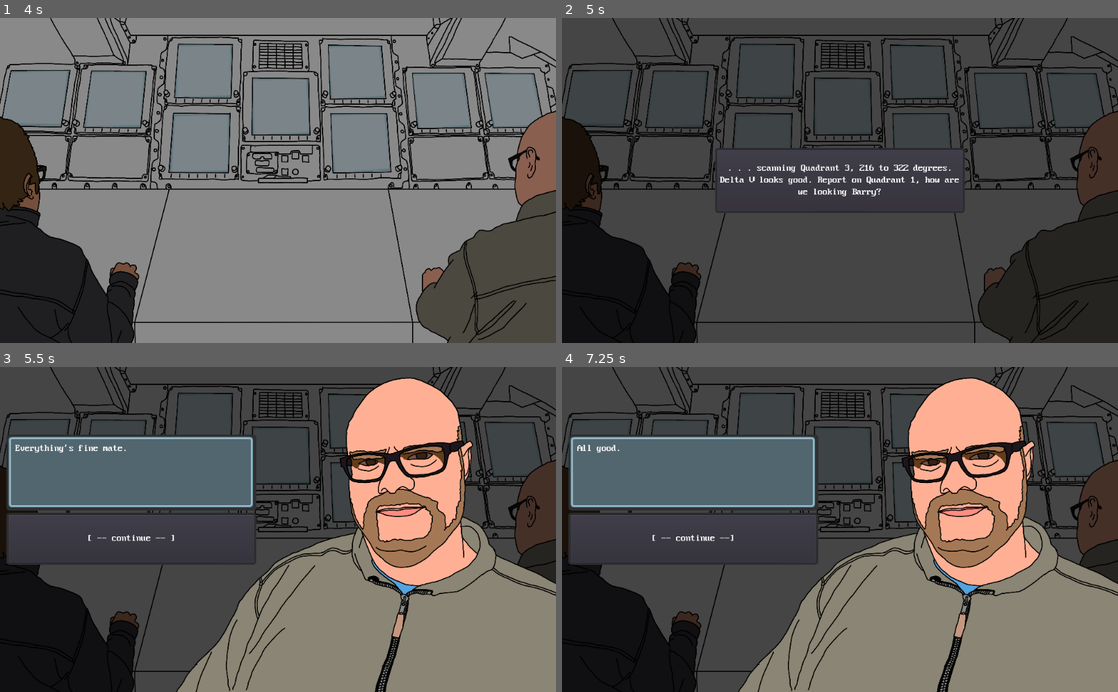
Above: before the commit, frames 1-4 (two rows, left to right).
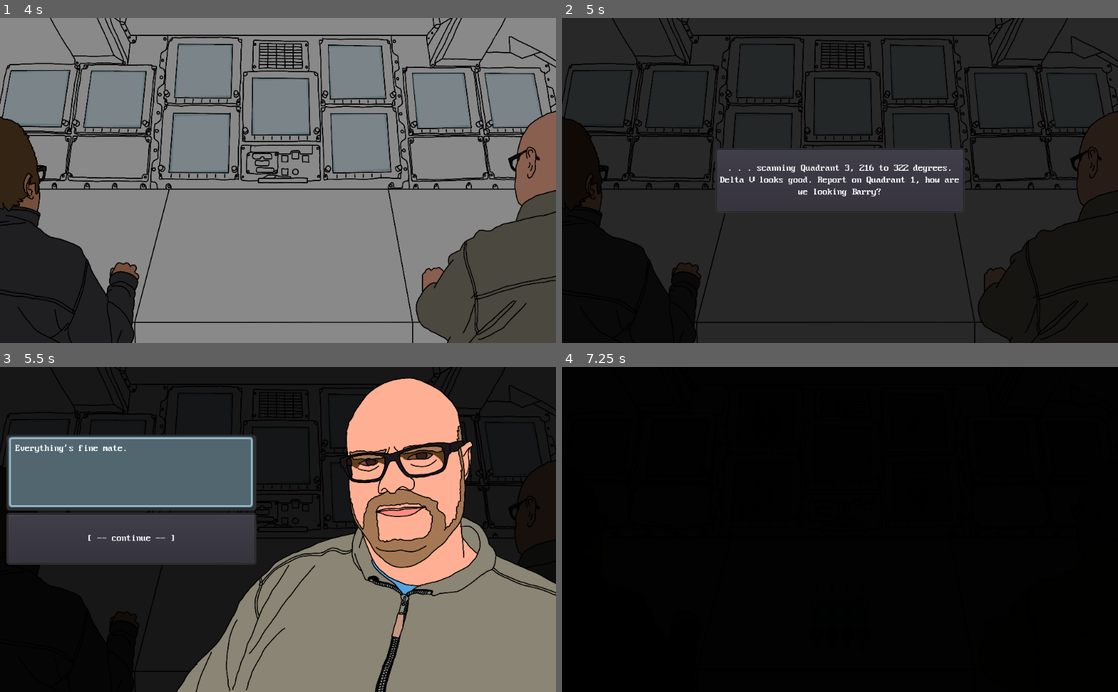
Above: after the commit, the same moments.

Repository: s3775599/BITS-clone
Game: Godot game, scene res://Scenes/Title.tscn
Two runs of this game, one before a commit and one after it. Both use one fixed random seed, a clock stepped at 60 frames per second and the inputs below. The engine's default icon, where the game draws it, is replaced by a stand-in: a white triangle on a blue panel in a dark square.
Inputs (mouse positions are in pixels of both pictures, inside the frame that each line leads up to):
- Up to frame 1 (4 s): tap Enter at 0.5 s; move the mouse to (272, 167) at 0.52 s; click (272, 167) at 0.67 s; move the mouse to (166, 196) at 1.27 s; hold Down (ui_down) 1.28-2.03 s; move the mouse to (333, 109) at 2.02 s; move the mouse to (250, 245) at 2.77 s; click (250, 245) at 2.92 s; tap Space at 3.5 s; move the mouse to (444, 229) at 3.52 s; hold Down (ui_down) from 3.53 s (still down)
- Up to frame 2 (5 s): keep holding Down (ui_down); tap Escape (ui_cancel) at 4.15 s; move the mouse to (673, 131) at 4.27 s
- Up to frame 3 (5.5 s): release Down (ui_down) at 5 s; click ". . . scanning Quadrant 3, 21…" at 5 s
- Up to frame 4 (7.25 s): click "[ -- continue -- ]" at 5.75 s; click "I beg your pardon, Barry?" at 6.5 s

Frame 1 is identical in both runs. In frame 2, 66% of the frame differs, in the area x 0-100%, y 0-100%; in frame 3, 35%; in frame 4, 88%.

Commit message:
Fixed intro->main transition bug

Diff:
--- a/NightwatchDialogueSystem/Scenes/Main.tscn
+++ b/NightwatchDialogueSystem/Scenes/Main.tscn
@@ -65,6 +65,7 @@
 }
 
 [node name="Main" type="Control"]
+modulate = Color( 0, 0, 0, 1 )
 script = ExtResource( 1 )
 
 [node name="BackgroundMain" parent="." instance=ExtResource( 2 )]
@@ -82,7 +83,6 @@
 [node name="PlayerPopup" parent="Popups" instance=ExtResource( 5 )]
 
 [node name="Panel" parent="." instance=ExtResource( 6 )]
-editor/display_folded = true
 
 [node name="GridContainer" parent="Panel" index="0"]
 margin_left = -730.12
--- a/NightwatchDialogueSystem/Scripts/Global.gd
+++ b/NightwatchDialogueSystem/Scripts/Global.gd
@@ -23,6 +23,11 @@
 	var root = get_tree().get_root()
 	current_scene = root.get_child(root.get_child_count() - 1)
 
+func _input(event):
+	if Input.is_action_just_pressed("ui_cancel") and intro:
+		close_dialogues()
+		scene_change("res://Scenes/Main.tscn")
+
 
 func _process(delta):
 	if intro:
@@ -39,20 +44,34 @@
 		close_dialogues()
 	elif button_id == "end_intro":
 		close_dialogues()
-		current_scene.get_node("AnimationPlayer").play("FadeOut")
-		var t = Timer.new()
-		t.set_wait_time(3)
-		t.set_one_shot(true)
-		self.add_child(t)
-		t.start()
-		yield(t, "timeout")
-		get_tree().change_scene("res://Scenes/Main.tscn")
+		scene_change("res://Scenes/Main.tscn")
+#		current_scene.get_node("AnimationPlayer").play("FadeOut")
+#		var t = Timer.new()
+#		t.set_wait_time(3)
+#		t.set_one_shot(true)
+#		self.add_child(t)
+#		t.start()
+#		yield(t, "timeout")
+#		current_scene = null
+#		get_tree().change_scene("res://Scenes/Main.tscn")
 	else:
 #		if intro:
 		# Calls the next line of dialogue
 		current_scene.get_node('Dialogues/IntroDialogue').intro_sequence(button_id)
 #		else:
 #			current_scene.get_node('Dialogues/OutroDialogue').intro_sequence(button_id)
+
+
+func scene_change(scene_path):
+	current_scene.get_node("AnimationPlayer").play("FadeOut")
+	var t = Timer.new()
+	t.set_wait_time(3)
+	t.set_one_shot(true)
+	self.add_child(t)
+	t.start()
+	yield(t, "timeout")
+	current_scene = null
+	get_tree().change_scene(scene_path)
 
 
 func john_button(button_id):
@@ -141,11 +160,3 @@
 	current_scene.get_node('Popups/PlayerPopup').hide()
 	player_close = false
 	can_click = true
-
-
-func get_current_code():
-	current_code = []
-	current_code.append(current_scene.get_node('Panel/GridContainer/ConsoleButton1').id)
-	current_code.append(current_scene.get_node('Panel/GridContainer/ConsoleButton2').id)
-	current_code.append(current_scene.get_node('Panel/GridContainer/ConsoleButton3').id)
-	current_code.append(current_scene.get_node('Panel/GridContainer/ConsoleButton4').id)
--- a/NightwatchDialogueSystem/Scripts/Main.gd
+++ b/NightwatchDialogueSystem/Scripts/Main.gd
@@ -48,16 +48,6 @@
 		get_tree().change_scene("res://Scenes/Intro.tscn")
 
 
-# Collects id of pressed button from John dialogue
-func _on_JohnPopup_button_id(button_id):
-	Global.john_button(button_id)
-
-
-# Collects id of pressed button from Barry dialogue
-func _on_BarryPopup_button_id(button_id):
-	Global.barry_button(button_id)
-
-
 func display_found_codes():
 	var all_found = []
 	for code in Global.found_codes:
@@ -117,11 +107,21 @@
 	$Panel.set_modulate(Color(1,1,1))
 
 
+# Collects id of pressed button from John dialogue
+func _on_JohnPopup_button_id(button_id):
+	Global.john_button(button_id)
+
+
+# Collects id of pressed button from Barry dialogue
+func _on_BarryPopup_button_id(button_id):
+	Global.barry_button(button_id)
+
+
 func _on_JohnConsole_mouse_entered():
-	if not Global.john_close and not Global.john_solved:
+	if  Global.john_close or Global.barry_close or Global.john_solved:
+		Global.can_click = false
+	else:
 		$Crew/JohnConsole/JohnConsoleSprite.set_modulate(Color('4d39df'))
-	else:
-		Global.can_click = false
 
 
 func _on_JohnConsole_mouse_exited():
@@ -138,10 +138,10 @@
 
 
 func _on_BarryConsole_mouse_entered():
-	if not Global.barry_close and not Global.barry_solved:
+	if Global.barry_close or Global.john_close or Global.barry_solved:
+		Global.can_click = false
+	else:
 		$Crew/BarryConsole/BarryConsoleSprite.set_modulate(Color('4d39df'))
-	else:
-		Global.can_click = false
 
 
 func _on_BarryConsole_mouse_exited():
--- a/NightwatchDialogueSystem/Scripts/Panel.gd
+++ b/NightwatchDialogueSystem/Scripts/Panel.gd
@@ -8,7 +8,7 @@
 
 func _ready():
 	toggle_lights()
-#	code_array = generate_console_codes()
+
 
 
 func toggle_lights():
@@ -44,7 +44,17 @@
 		$GridContainer/ConsoleButton4.id = 0
 		$GridContainer/FourZero.set_modulate(Color('ffffff'))
 		$GridContainer/FourOne.set_modulate(Color('ff2828'))
-	Global.get_current_code()
+	get_current_code()
+
+
+
+func get_current_code():
+#	current_scene.get_current_code()
+	Global.current_code = []
+	Global.current_code.append($GridContainer/ConsoleButton1.id)
+	Global.current_code.append($GridContainer/ConsoleButton2.id)
+	Global.current_code.append($GridContainer/ConsoleButton3.id)
+	Global.current_code.append($GridContainer/ConsoleButton4.id)
 
 
 func _on_ConsoleButton1_pressed():
